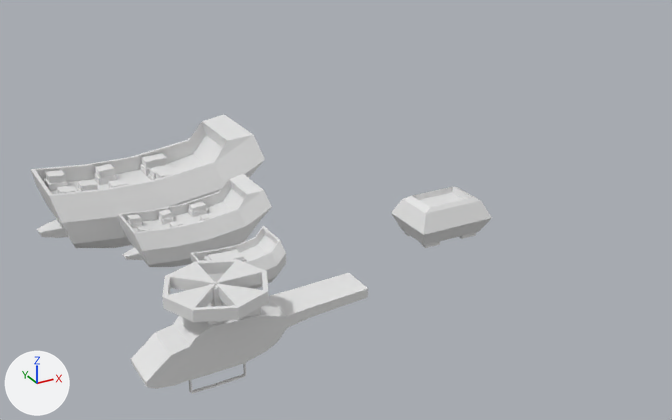
The Blender file Assets/model_blendfile/td.blend: old version first, new version second.
Camera for both pictures: a camera (50 mm lens) standing at (-35.2, -47.7, 25.9) and looking at (-5.8, 5.8, -0.9). The lights are fixed; the arrows at lower left show +X, +Y and +Z. The first picture is the older version. The same objects are shown in both versions, whatever each file hides.

Before the edit, the objects in view are built like this:
```python
ob_boat1 = bpy.data.objects.new('boat1', me_cube_001)
ob_boat1.location = (-15.5, 0.0, 0.01)
ob_boat1.scale = (0.349, 0.349, 0.349)
ob_boat2 = bpy.data.objects.new('boat2', me_cube_002)
ob_boat2.location = (-16.7, 6.69, 0.01)
ob_boat2.scale = (0.349, 0.349, 0.349)
ob_boat3 = bpy.data.objects.new('boat3', me_cube_003)
ob_boat3.location = (-17.54, 14.98, 0.01)
ob_boat3.scale = (0.582, 0.571, 0.565)
ob_cylinder_006 = bpy.data.objects.new('Cylinder.006', me_cylinder_002)
ob_cylinder_006.parent = ob_heli
ob_cylinder_006.location = (-1.578, 0.0, 1.398)
ob_cylinder_006.scale = (1.85, 1.85, 0.184)
ob_heli = bpy.data.objects.new('heli', me_cube_006)
ob_heli.location = (-20.05, -7.17, -0.74)
ob_heli.scale = (1.57, 1.57, 1.57)
ob_oil_production = bpy.data.objects.new('oil production', me_cube)
ob_oil_production.location = (0.0, 0.0, 0.0)
ob_oil_production.scale = (3.0, 1.4, 1.28)
```
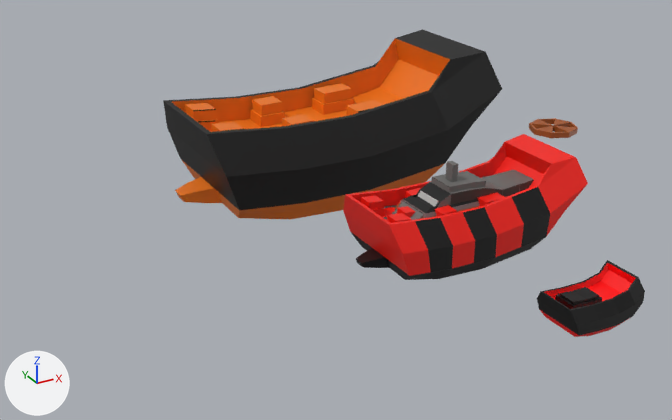
Where the newer file only moved an object's origin or applied its transform, the numbers keep the older frame.

Where the change shows, as pixel boxes [x1, y1, x2, y2] in the pictures (672 x 420 px):
'boat2', reshaped, moved, rescaled (119% wider, 103% taller)
    before: [118, 174, 272, 267]
    after: [163, 29, 502, 219]
'boat3', recoloured, surface changed, moved
    before: [31, 114, 265, 248]
    after: [343, 134, 588, 280]
'heli', recoloured, moved
    before: [131, 273, 368, 394]
    after: [392, 161, 534, 220]
'boat1', recoloured, moved
    before: [190, 226, 286, 289]
    after: [537, 260, 645, 337]
'Cylinder.006', recoloured, reshaped, moved, rescaled (54% narrower, 67% shorter)
    before: [162, 259, 269, 322]
    after: [529, 118, 578, 138]
part 1 of me_cube_002, reshaped
    before: [123, 225, 257, 267]
    after: [176, 159, 444, 219]
part 2 of me_cube_002, recoloured
    before: [118, 174, 272, 265]
    after: [163, 29, 502, 210]
part 6 of me_cube, built on
    before: [391, 199, 492, 235]
    after: [394, 199, 480, 218]
part 7 of me_cube, recoloured (white to black)
    before: [391, 187, 491, 248]
    after: [404, 194, 478, 213]

Edits to the bpy script that builds the scene:
```text
Add mat_oilproduction:
    mat_oilproduction = principled_material('oilproduction')
    mat_oilproduction.texture = img_oilproduction
Add mat_boat2:
    mat_boat2 = principled_material('boat2')
    mat_boat2.texture = img_boat2
Change me_cube_001:
    where me_cube_001.from_pydata(...)  # 84 vertices, 82 faces; spans x -8.32..6.21, y -4.74..4.74, z -4.26..4.15
    add me_cube_001.materials.append(mat_boat1)  # picture img_boat1
Change me_cube_002:
    used by ob_boat2; location = (-16.7, 6.69, 0.01); scale = (0.349, 0.349, 0.349)
    remove me_cube_002.from_pydata(...)  # 248 vertices, 246 faces; spans x -12.5..15.1, y -6.7..6.7, z -6.0..6.0
    add me_cube_002.from_pydata(...)  # 272 vertices, 270 faces; spans x -12.5..15.1, y -6.7..6.7, z -6.0..6.0
    me_cube_002 part 1
    24 faces are deleted
    24 vertices are added at x -12.4..11.7, y -5.8..5.8, z -4.9..-1.0
    48 new faces join them
    me_cube_002 part 2: 222 faces spanning x -12.5..15.1, y -6.7..6.7, z -6.0..6.0 switch from no material to mat_boat2 (picture img_boat2)
Change me_cube_003:
    where me_cube_003.from_pydata(...)  # 280 vertices, 278 faces; spans x -12.5..15.1, y -6.7..6.7, z -6.0..6.0
    used by ob_boat3; location = (-17.54, 14.98, 0.01); scale = (0.582, 0.571, 0.565)
    me_cube_003 part 3: texture (UV) coordinates of 278 of 278 faces, centred in x -12.4..14.7, y -6.7..6.7, z -5.9..5.8, changed; they spanned u 0.12..0.88, v 0.0..1.0 and now span u 0.0..0.97, v 0.0..1.0
    add me_cube_003.materials.append(mat_boat3)  # picture img_boat3
Change me_cube_006:
    used by ob_heli; location = (-20.05, -7.17, -0.74); scale = (1.57, 1.57, 1.57)
    remove me_cube_006.from_pydata(...)  # 276 vertices, 302 faces; spans x -2.85..5.47, y -0.8..0.8, z -1.08..2.3
    add me_cube_006.from_pydata(...)  # 276 vertices, 302 faces; spans x -4.47..8.58, y -1.26..1.26, z -1.69..3.6
    me_cube_006 part 4: the whole mesh is scaled about the mesh origin by 1.57
    add me_cube_006.materials.append(mat_enemy4)  # picture img_enemy4
Change me_cylinder_002:
    used by ob_cylinder_006; parent = ob_heli; location = (-1.578, 0.0, 1.398); scale = (1.85, 1.85, 0.184)
    remove me_cylinder_002.from_pydata(...)  # 66 vertices, 64 faces; spans x -1.0..1.0, y -1.0..1.0, z -1.18..1.18
    add me_cylinder_002.from_pydata(...)  # 66 vertices, 64 faces; spans x 5.93..7.93, y 1.48..3.48, z 1.37..3.74
    me_cylinder_002 part 5: the whole mesh is moved by (6.93, 2.48, 2.55)
    add me_cylinder_002.materials.append(mat_enemy4blades)  # picture img_enemy4blades
Change me_cube:
    used by ob_oil_production; location = (0.0, 0.0, 0.0); scale = (3.0, 1.4, 1.28)
    remove me_cube.from_pydata(...)  # 108 vertices, 101 faces; spans x -1.18..0.68, y -1.45..1.45, z -1.22..1.0
    add me_cube.from_pydata(...)  # 122 vertices, 115 faces; spans x -1.18..0.68, y -1.45..1.45, z -1.22..1.0
    me_cube part 6
    14 faces are deleted
    14 vertices are added at x -1.04..0.54, y -1.1..1.1, z 0.61
    28 new faces join them
    me_cube part 7: 87 faces spanning x -1.18..0.68, y -1.45..1.45, z -1.22..1.0 switch from no material to mat_oilproduction (picture img_oilproduction)
Change ob_boat1:
    ob_boat1.location: (-15.5, 0.0, 0.01) -> (0.0, -14.02, 0.0)
Change ob_boat2:
    ob_boat2.scale: (0.349, 0.349, 0.349) -> (1.0, 1.0, 1.0)
    ob_boat2.location: (-16.7, 6.69, 0.01) -> (0.0, 20.51, 0.0)
Change ob_boat3:
    ob_boat3.location: (-17.54, 14.98, 0.01) -> (0.0, 0.0, 0.0)
Change ob_heli:
    ob_heli.scale: (1.57, 1.57, 1.57) -> (1.0, 1.0, 1.0)
    ob_heli.location: (-20.05, -7.17, -0.74) -> (0.0, 0.0, 0.0)
```
